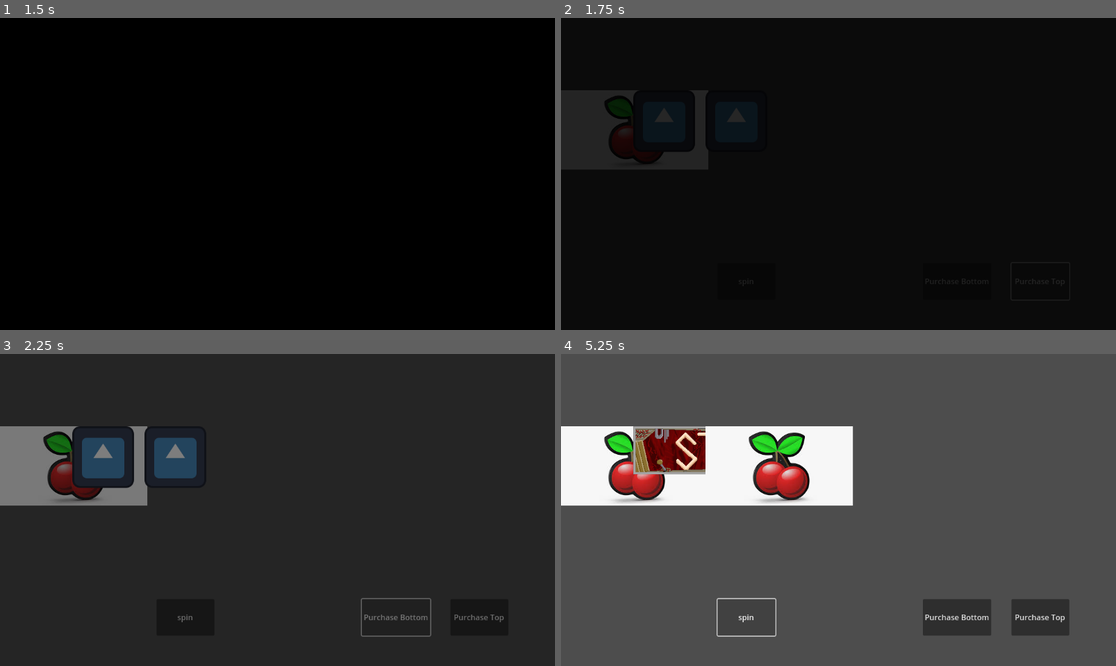
Above: before the commit, frames 1-4 (two rows, left to right).
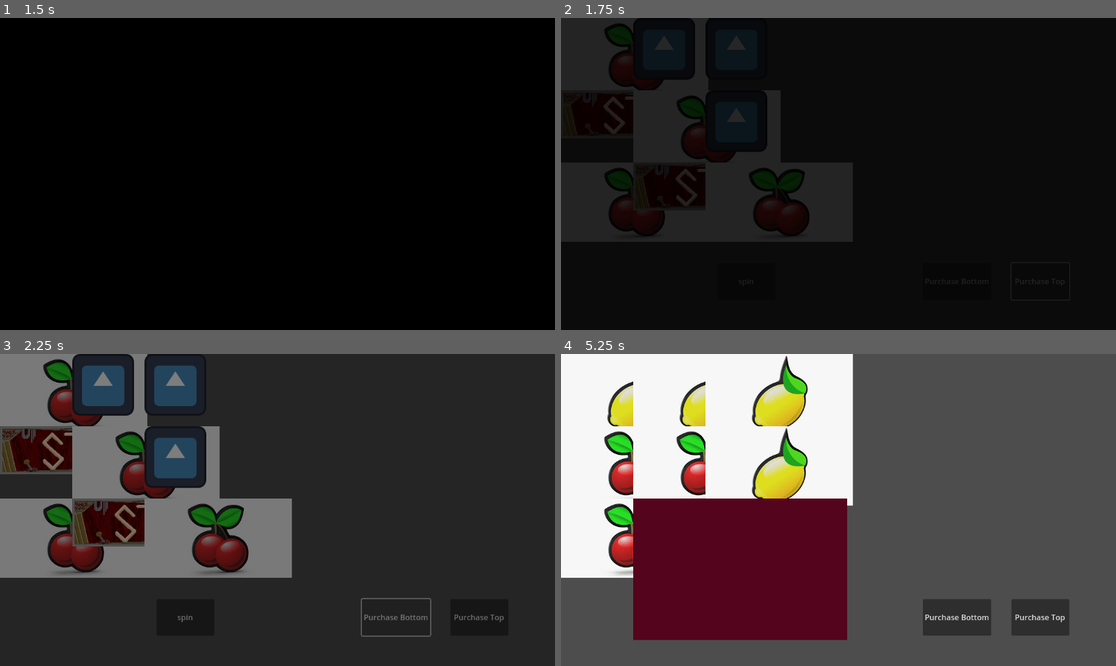
Above: after the commit, the same moments.

Repository: ZaneSoCool/GDaM-Mega-Collab-Fall-2025
Game: Godot game, scene res://Scenes/SlotMachine.tscn
Same seed, same stepped clock (60 frames per second), same inputs: the game is played once before the commit and once after it. The engine's default icon, where the game draws it, is replaced by a stand-in: a white triangle on a blue panel in a dark square.
Inputs:
- Up to frame 1 (1.5 s): click "spin" at 0.5 s; click "Purchase Top" at 1.25 s
- Up to frame 2 (1.75 s): no input
- Up to frame 3 (2.25 s): click "Purchase Bottom" at 2 s
- Up to frame 4 (5.25 s): click "spin" at 2.75 s; click "Purchase Top" at 3.5 s; click "Purchase Bottom" at 4.25 s; click "spin" at 5 s

Frame 1 is identical in both runs. In frame 2, 16% of the frame differs, in the area x 0-53%, y 0-72%; in frame 3, 25%; in frame 4, 37%, in the area x 0-53%, y 0-92%.

Commit message:
slotMachine working!!!

Diff:
--- a/Scripts/slotMachine.gd
+++ b/Scripts/slotMachine.gd
@@ -26,15 +26,10 @@
 	readSlots()
 
 func getSlots():
-	for i in slots.size():
+	for i in range(slots.size()):
 		var hbox = v_box_container.get_child(i)
 		for slot in hbox.get_children():
 			slots.get(i).append(slot)
-
-	if !purchasedTop:
-		slots[0].clear()
-	if !purchasedBottom:
-		slots[2].clear()
 
 func readSlots():
 	var wins = 0
@@ -46,44 +41,38 @@
 		for i in range(-1, 2): #loop through 3 rows
 			var x = 0
 			var y1 = 1
-			if y1+i >= 0 and y1+i < 3 and checkSlot(symbol, x, y1): #check if row is valid
+			if y1+i >= 0 and y1+i < 3 and checkSlot(symbol, x, y1 + i): #check if row is valid
 				for j in range(-1, 2): #loop through 3 rows
 					x = 1
 					var y2 = y1 + i
-					if y2+j >= 0 and y2+j < 3 and checkSlot(symbol, x, y2): #check if row is valid
+					if y2+j >= 0 and y2+j < 3 and checkSlot(symbol, x, y2 + j): #check if row is valid
 						for k in range(-1, 2): #loop through 3 rows
 							x = 2
 							var y3 = y2 + j
-							if y3+k >= 0 and y3+k < 3 and checkSlot(symbol, x, y3): #check if row is valid
+							if y3+k >= 0 and y3+k < 3 and checkSlot(symbol, x, y3 + k): #check if row is valid
 								wins += 1
 
-#for each symbol:
-	#for each thing in column check if valid from top to bottom:
-		#check if its matching symbol if so:
-			#check if row above and horizontal and below are valid and have matching symbol:
-				#if so check if row above and horizontal and below are valid and have matching symbol:
-					#IF SO wins += 1
-
-
-	print(wins)
 	giveRewards(wins)
 
 func giveRewards(wins : int):
-	pass
+	print(wins)
 
 func _on_purchase_top_button_pressed() -> void:
 	#if Global.vitality > 20:
-		Global.vitality -= 20
+		#Global.vitality -= 20
 		purchasedTop = true
 
 func _on_purchase_bottom_button_pressed() -> void:
 	#if Global.vitality > 20:
-		Global.vitality -= 20
+		#Global.vitality -= 20
 		purchasedBottom = true
 
 func checkSlot(symbol : Texture, x, y): #returns true if slot matches symbol
-	if slots[x].is_empty():
+	if (y == 0 and !purchasedTop) or (y == 2 and !purchasedBottom): #check if purchased row
 		return false
-	elif slots[x][y] == symbol or slots[x][y] == symbols[4]:
-		return true
+	else:
+		var slotText = slots[y][x].slotGraphic.texture
+		if slotText == symbol or slotText == symbols[4]: #check if symbols match
+			return true
+
 	return false
